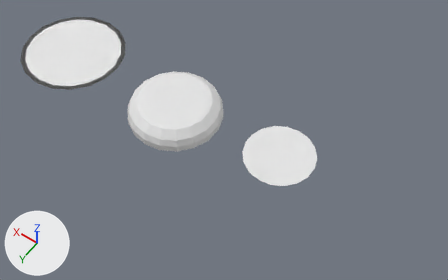
Renders of the Blender file models/field_objects.blend from each side of a commit.
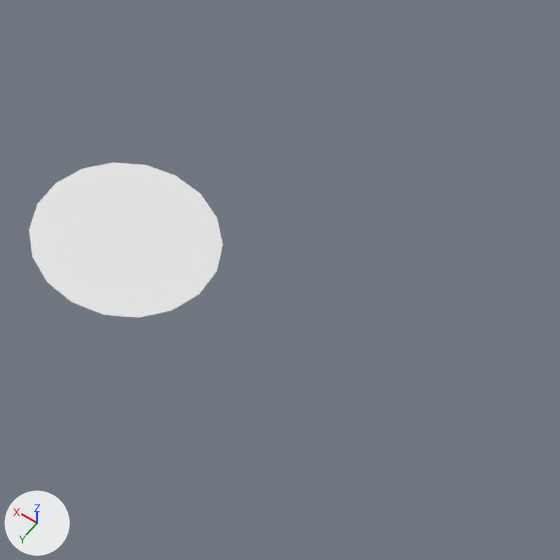
Old and new are each drawn whole from a camera (50 mm lens) standing at (-8.71, 9.57, 15.05) and looking at (-1.89, 0.02, 0.04) and again close up on the part from 52% to 100% of the width and 23% to 100% of the height. Lighting does not change. The marker at lower left points along +X, +Y and +Z.

In view in the first close-up: 'player_turn_placeholder'.
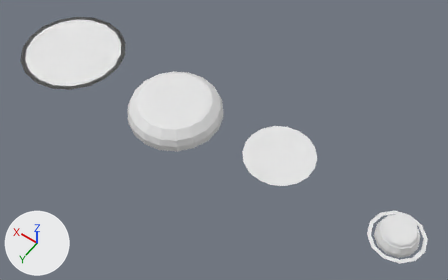
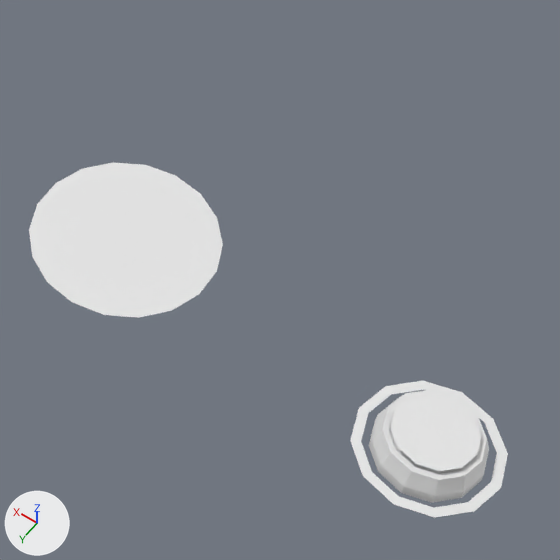
Commit message: feat: add global button actions

What differs and where, as boxes [x1, y1, x2, y2] in the close-ups (560 x 560 px):
'texture', added: after [390, 392, 482, 471]
'field_button', added: after [369, 390, 489, 503]
'hover_effect', added: after [350, 381, 508, 517]

The change, as a diff of the scene's bpy script:
```diff
--- a/models/field_objects.blend.py
+++ b/models/field_objects.blend.py
@@ me_cylinder_003 @@
+me_cylinder_003.from_pydata(...)  # 24 vertices, 12 faces; spans x -0.388..0.388, y -0.388..0.388, z 0.031
@@ me_cylinder @@
+me_cylinder.from_pydata(...)  # 60 vertices, 50 faces; spans x -0.618..0.618, y -0.618..0.618, z -0.001..0.343
+me_cylinder.materials.append(mat_gamecolors)  # its picture is missing
@@ me_cylinder_002 @@
+me_cylinder_002.from_pydata([(0.111, 0.192, 0.19), (0.0, 0.222, 0.19), (0.192, 0.111, 0.19), (0.222, 0.0, 0.19), (0.192, -0.111, 0.19), (0.111, -0.192, 0.19), (0.0, -0.222, 0.19), (-0.111, -0.192, 0.19), (-0.192, -0.111, 0.19), (-0.222, 0.0, 0.19), (-0.192, 0.111, 0.19), (-0.111, 0.192, 0.19)], [], [(0, 1, 11, 10, 9, 8, 7, 6, 5, 4, 3, 2)])
@@ ob_hover_effect @@
+ob_hover_effect = bpy.data.objects.new('hover_effect', me_cylinder_003)
+ob_hover_effect.parent = ob_field_button
+ob_hover_effect.matrix_parent_inverse = Matrix(((1.0, 0.0, 0.0, 7.684), (0.0, 1.0, 0.0, 0.0), (0.0, 0.0, 1.0, 0.0), (0.0, 0.0, 0.0, 1.0)))
+ob_hover_effect.location = (-7.684, 0.0, 0.0)
+ob_hover_effect.scale = (2.12, 2.12, 2.12)
@@ ob_field_button @@
+ob_field_button = bpy.data.objects.new('field_button', me_cylinder)
+ob_field_button.location = (-7.68, 0.0, 0.0)
@@ ob_texture @@
+ob_texture = bpy.data.objects.new('texture', me_cylinder_002)
+ob_texture.parent = ob_field_button
+ob_texture.matrix_parent_inverse = Matrix(((1.0, 0.0, 0.0, 7.684), (0.0, 1.0, 0.0, 0.0), (0.0, 0.0, 1.0, 0.0), (0.0, 0.0, 0.0, 1.0)))
+ob_texture.location = (-7.684, 0.0, 0.0)
+ob_texture.scale = (2.12, 2.12, 2.12)
```
